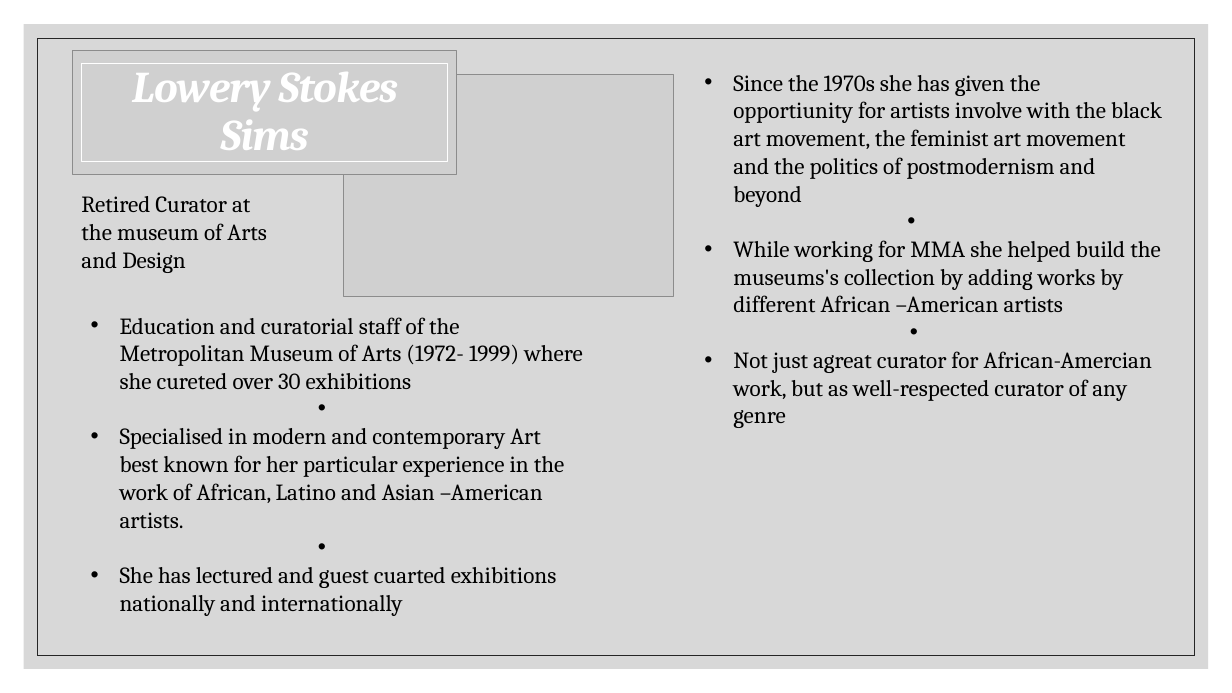
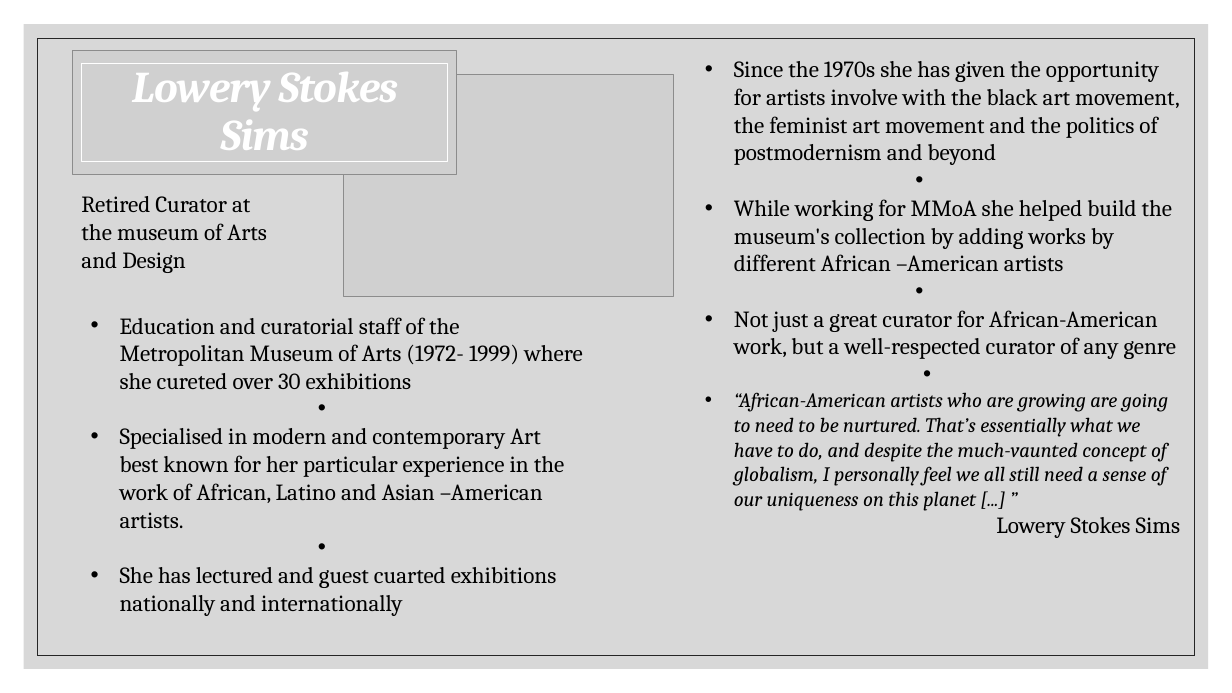
Before and after one commit to alk36/Curators-Presentation, a slide deck: slide 10 of art curators the newest one from saturday from pc.pptx. Drawn at 1232x693 pixels with LibreOffice and Linux fonts; fonts in the diff are those of the drawing; grey boxes stand for pictures. Boxes give left, top, right and bottom in pixels: in the first picture for what was removed or moved away, otherwise in the second. Text is boxed around its words. In the diff, an @@ line names an element or a change of style, - is before the commit and + after.

```diff
--- a/art curators the newest one from saturday from pc.pptx
+++ b/art curators the newest one from saturday from pc.pptx
@@ text at bbox=[734, 61, 1181, 538]: text changed @@
-• Since the 1970s she has given the opportiunity for artists involve with the black art movement, the feminist art movement and the politics of postmodernism and beyond
-• While working for MMA she helped build the museums's collection by adding works by different African –American artists
-• Not just agreat curator for African-Amercian work, but as well-respected curator of any genre
+• Since the 1970s she has given the opportunity for artists involve with the black art movement, the feminist art movement and the politics of postmodernism and beyond
+• While working for MMoA she helped build the museum's collection by adding works by different African –American artists
+• Not just a great curator for African-American work, but a well-respected curator of any genre
+• “African-American artists who are growing are going to need to be nurtured. That’s essentially what we have to do, and despite the much-vaunted concept of globalism, I personally feel we all still need a sense of our uniqueness on this planet [...] ”
+Lowery Stokes Sims
```
Also in this commit, not shown: 8 other slides changed.
